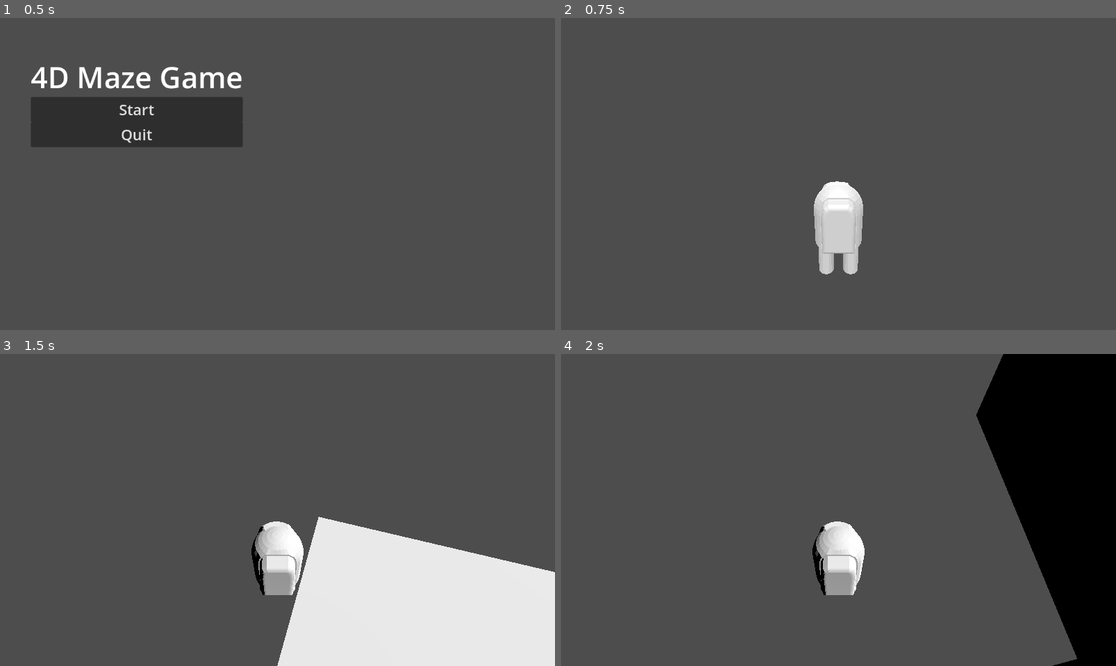
Above: before the commit, frames 1-4 (two rows, left to right).
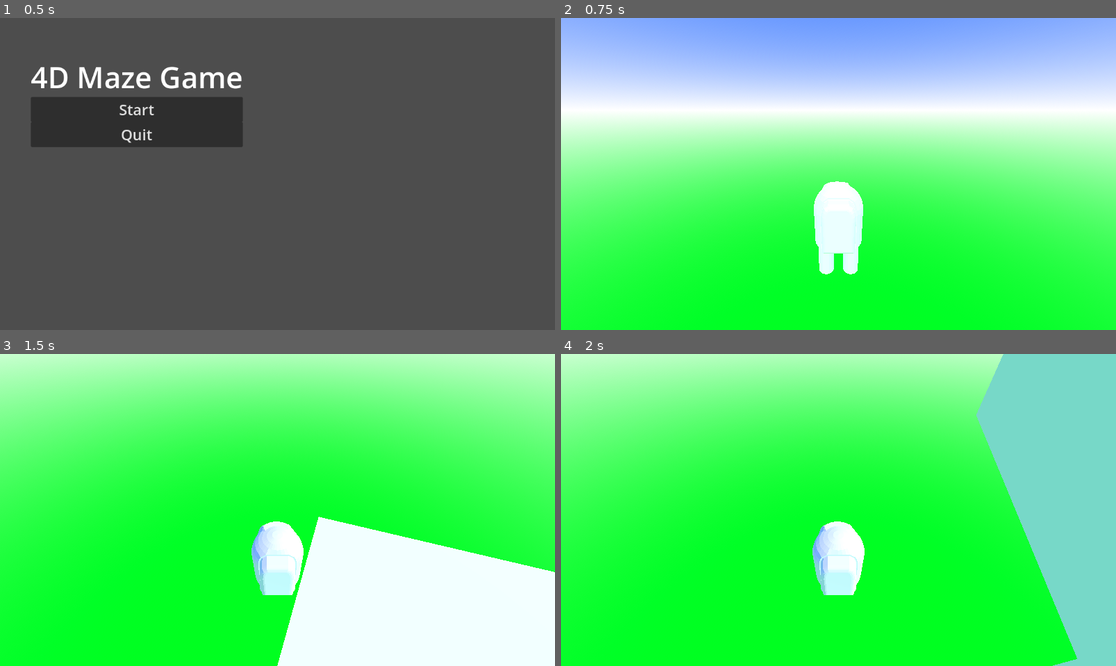
Above: after the commit, the same moments.

Repository: George-Gardiner/4DMaze
Game: Godot game, scene res://Assets/Scenes/Menus/main_menu.tscn
Same seed, same stepped clock (60 frames per second), same inputs: the game is played once before the commit and once after it.
Inputs (mouse positions are in pixels of both pictures, inside the frame that each line leads up to):
- Up to frame 1 (0.5 s): no input
- Up to frame 2 (0.75 s): click "Start" at 0.5 s
- Up to frame 3 (1.5 s): tap Enter (ui_accept) at 1.25 s; move the mouse to (305, 510) at 1.27 s; hold W (Up) from 1.28 s (still down)
- Up to frame 4 (2 s): keep holding W (Up); tap Enter (ui_accept) at 1.52 s

Frame 1 is identical in both runs. In frame 2, 100% of the frame differs, in the area x 0-100%, y 0-100%; in frame 3, 81%; in frame 4, 99%.

Commit message:
added sky through envirnment

Diff:
--- a/Assets/Scenes/Levels/level_1.tscn
+++ b/Assets/Scenes/Levels/level_1.tscn
@@ -1,7 +1,24 @@
-[gd_scene load_steps=3 format=3 uid="uid://uip3bk1ecvjr"]
+[gd_scene load_steps=6 format=3 uid="uid://uip3bk1ecvjr"]
 
 [ext_resource type="PackedScene" uid="uid://dvx6liqfnkicw" path="res://Assets/Scenes/main_player.tscn" id="1_1pr5e"]
 [ext_resource type="MeshLibrary" uid="uid://bda42ecuxlcfa" path="res://Assets/3DObjects/Blocks.tres" id="2_dk0o5"]
+
+[sub_resource type="ProceduralSkyMaterial" id="ProceduralSkyMaterial_welny"]
+sky_top_color = Color(0.22, 0.467, 1, 1)
+sky_horizon_color = Color(1, 1, 1, 1)
+sky_curve = 0.184672
+ground_bottom_color = Color(0, 1, 0.133333, 1)
+ground_horizon_color = Color(1, 1, 1, 1)
+ground_curve = 0.196983
+
+[sub_resource type="Sky" id="Sky_llyer"]
+sky_material = SubResource("ProceduralSkyMaterial_welny")
+
+[sub_resource type="Environment" id="Environment_vb85d"]
+background_mode = 2
+sky = SubResource("Sky_llyer")
+ssr_enabled = true
+ssao_enabled = true
 
 [node name="Level1" type="Node3D"]
 
@@ -17,3 +34,6 @@
 "cells": PackedInt32Array(-262154, 3, 0, -262153, 3, 0, -262152, 3, 0, -262152, 2, 0, -262153, 2, 0, -262154, 2, 0, -26 …(746 unchanged characters)…
 }
 metadata/_editor_floor_ = Vector3(0, 0, 0)
+
+[node name="WorldEnvironment" type="WorldEnvironment" parent="."]
+environment = SubResource("Environment_vb85d")
